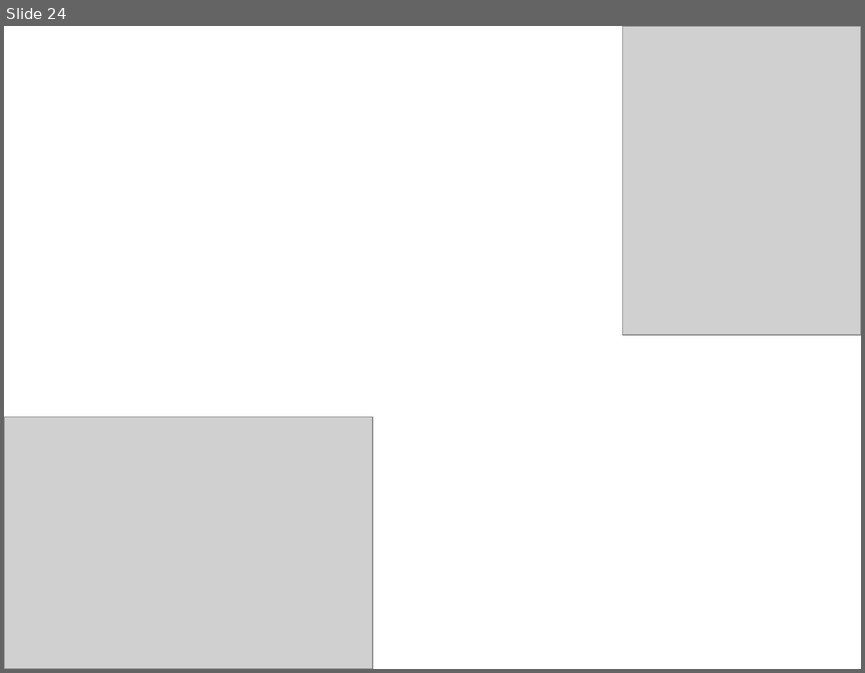
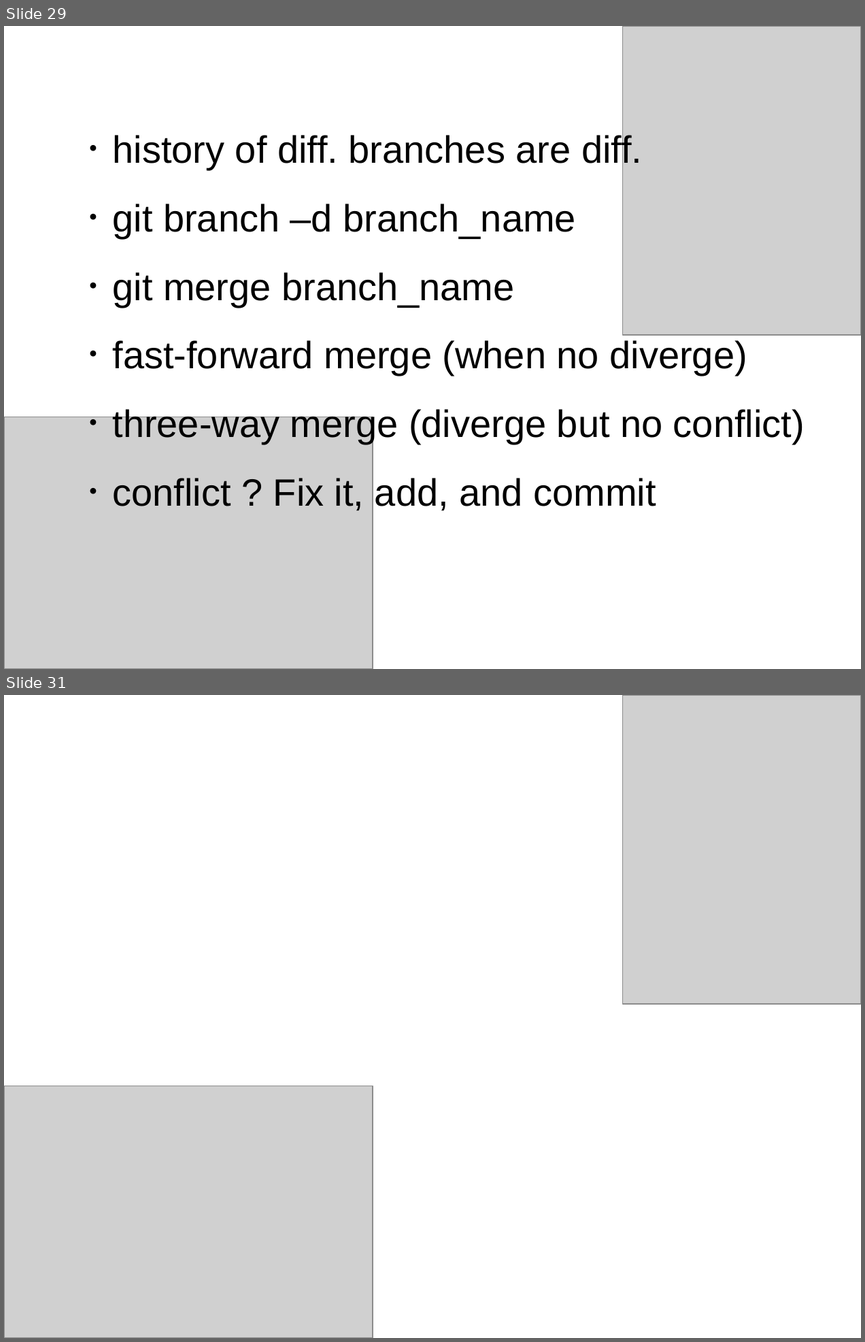
Before and after one commit to NCKU-BDA-2020/TA_Git_GitHub, a slide deck: TA_Class_III.pptx. Shown one above the other, each under a label of ours: slide 24 before the commit, slides 29 and 31 after it; the slides between them are not shown. The pictures are 865x673 and 865x1342 pixels, drawn with LibreOffice and Linux fonts; fonts in the diff are those of the drawing; grey boxes stand for pictures. Boxes give left, top, right and bottom in pixels: in the first picture for what was removed or moved away, otherwise in the second. Text is boxed around its words. In the diff, an @@ line names an element or a change of style, - is before the commit and + after.

```diff
--- a/TA_Class_III.pptx
+++ b/TA_Class_III.pptx
@@ slide 29 added at box(4, 26, 861, 669), background #FFFFFF @@
@@ picture added at box(623, 26, 861, 335) @@
@@ text added at box(74, 133, 804, 511), 32 pt, text #000000 @@
+．history of diff. branches are diff.
+．git branch –d branch_name
+．git merge branch_name
+．fast-forward merge (when no diverge)
+．three-way merge (diverge but no conflict)
+．conflict ? Fix it, add, and commit
@@ picture added at box(4, 417, 373, 669) @@
@@ what was slide 24 is now slide 31 @@
```
Also in this commit, not shown: 11 slides changed, 14 other slides added.
